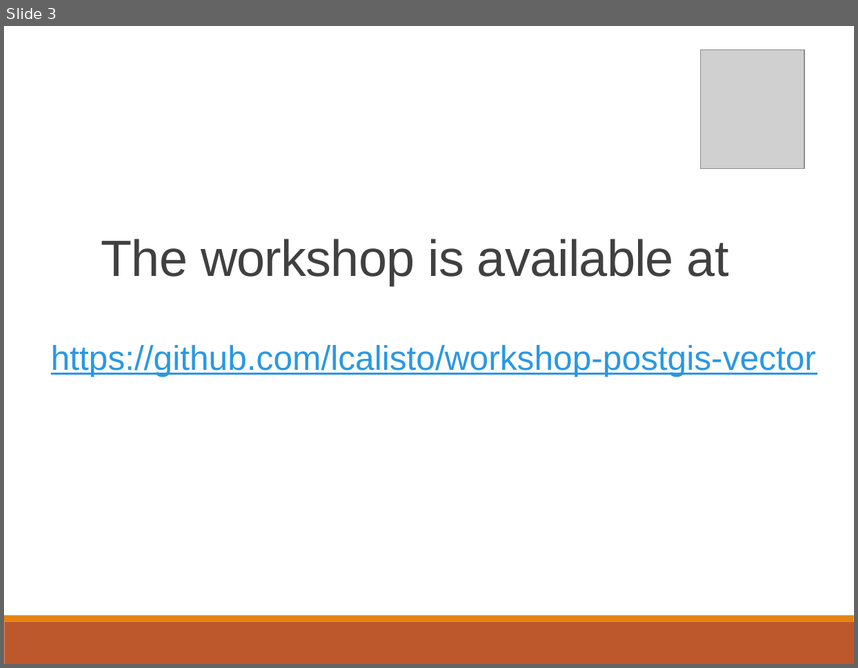
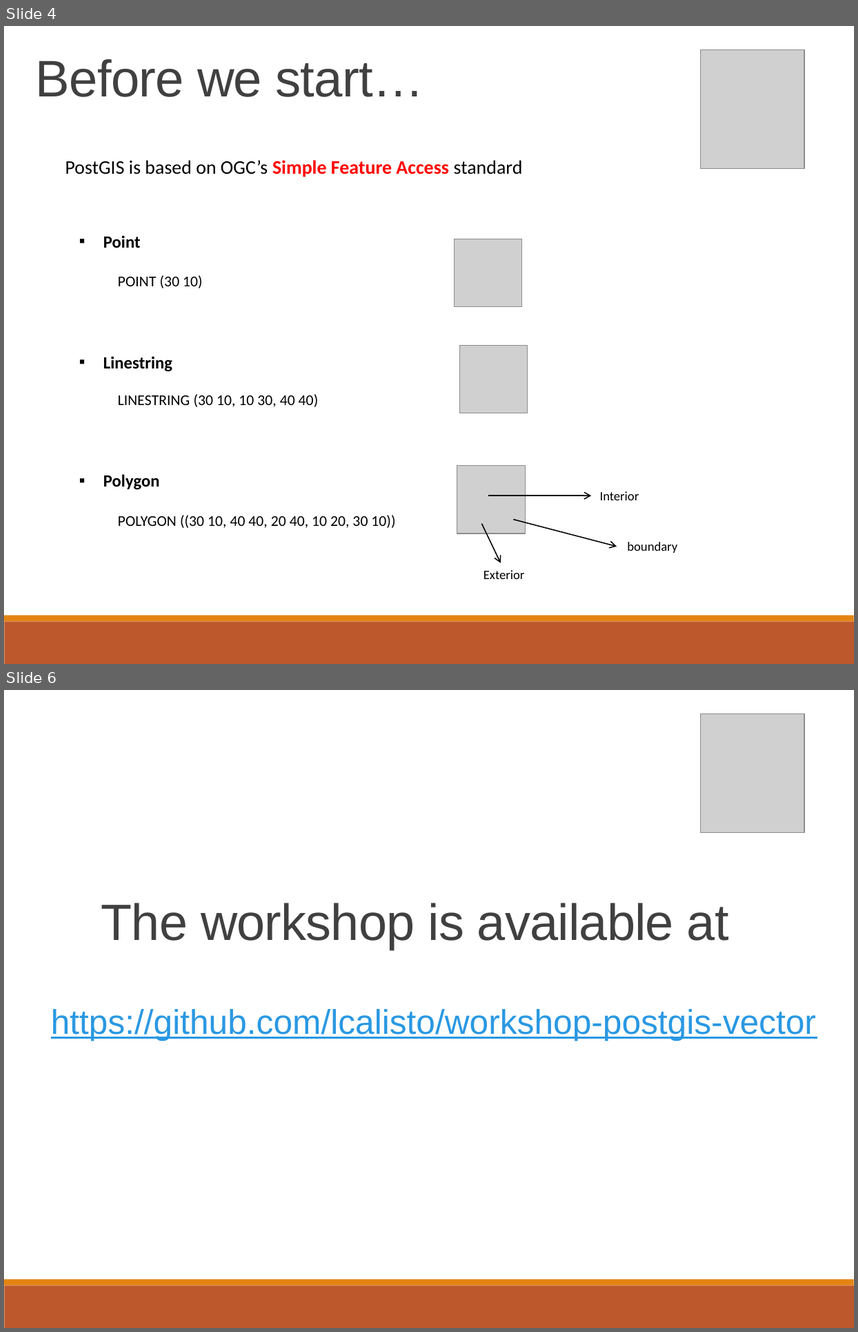
Before and after one commit to lcalisto/workshop-postgis-vector, a slide deck: presentation.pptx. Shown one above the other, each under a label of ours: slide 3 before the commit, slides 4 and 6 after it; the slides between them are not shown. The pictures are 858x668 and 858x1332 pixels, drawn with LibreOffice and Linux fonts; fonts in the diff are those of the drawing; grey boxes stand for pictures. Boxes give left, top, right and bottom in pixels: in the first picture for what was removed or moved away, otherwise in the second. Text is boxed around its words. In the diff, an @@ line names an element or a change of style, - is before the commit and + after.

```diff
--- a/presentation.pptx
+++ b/presentation.pptx
@@ slide 4 added at [4, 26, 854, 664], background #FFFFFF; not listed: 2 template elements that a slide beside it also shows @@
@@ text added at [36, 59, 424, 97], 48 pt, text #404040 @@
+Before we start…
@@ picture added at [702, 50, 806, 169] @@
@@ text added at [65, 160, 523, 177], 18 pt, text #000000 @@
+PostGIS is based on OGC’s Simple Feature Access standard
@@ text added at [103, 235, 395, 528], 14 pt, text #000000 @@
+▪ Point
+POINT (30 10)
+▪ Linestring
+LINESTRING (30 10, 10 30, 40 40)
+▪ Polygon
+POLYGON ((30 10, 40 40, 20 40, 10 20, 30 10))
@@ picture added at [455, 239, 522, 307] @@
@@ picture added at [460, 345, 528, 412] @@
@@ picture added at [457, 466, 526, 534] @@
@@ arrow added from (488, 496) to (592, 496), #000000 1 pt @@
@@ text added at [600, 491, 639, 500], 12 pt, text #000000 @@
+Interior
@@ arrow added from (514, 519) to (617, 546), #000000 1 pt @@
@@ arrow added from (482, 523) to (501, 563), #000000 1 pt @@
@@ text added at [627, 541, 677, 552], 12 pt, text #000000 @@
+boundary
@@ text added at [484, 570, 524, 579], 12 pt, text #000000 @@
+Exterior
@@ what was slide 3 is now slide 6 @@
```
Also in this commit, not shown: 1 slide changed, 2 other slides added.
